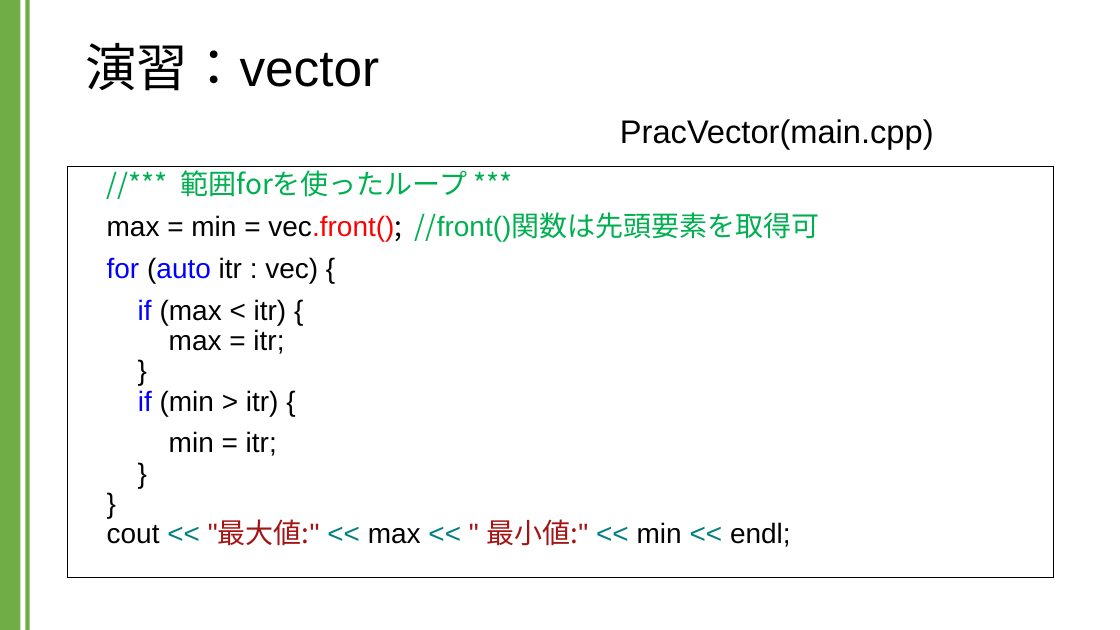
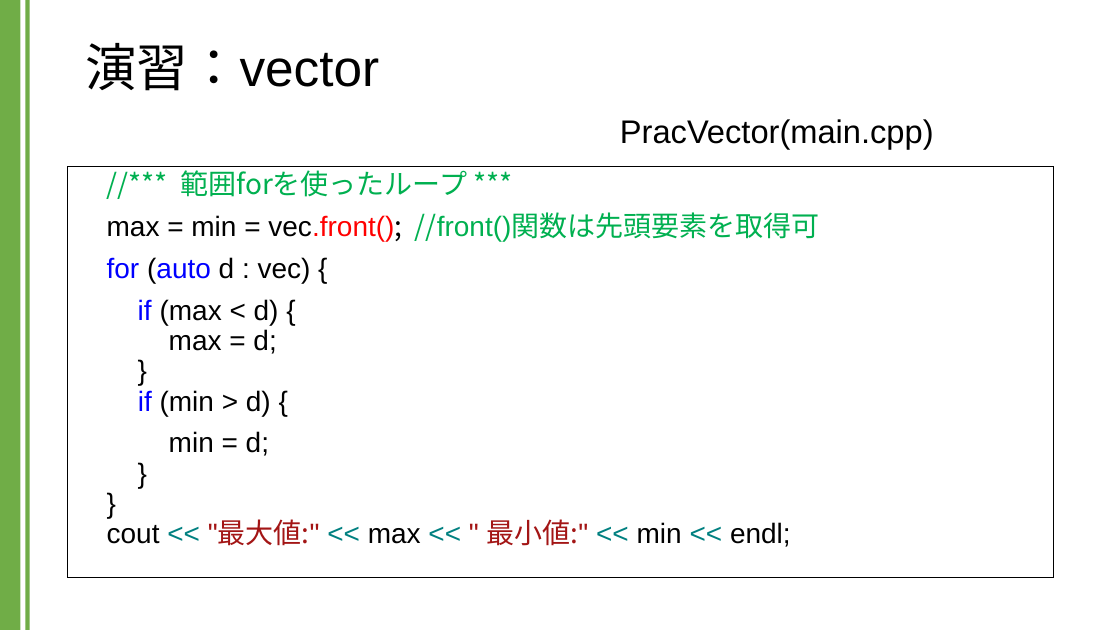
Before and after one commit to kic-murata/cpp2024, a slide deck: slide 6 of 授業資料/演習課題：vector.pptx. Drawn at 1120x630 pixels with LibreOffice and Linux fonts; fonts in the diff are those of the drawing. Boxes give left, top, right and bottom in pixels: in the first picture for what was removed or moved away, otherwise in the second. Text is boxed around its words. In the diff, an @@ line names an element or a change of style, - is before the commit and + after.

```diff
--- a/授業資料/演習課題：vector.pptx
+++ b/授業資料/演習課題：vector.pptx
@@ text at box(107, 257, 791, 547): text changed @@
-for (auto itr : vec) {
-if (max < itr) {
-max = itr;
-}
-if (min > itr) {
-min = itr;
-}
-}
-cout << "最大値:" << max << " 最小値:" << min << endl;
+for (auto d : vec) {
+if (max < d) {
+max = d;
+}
+if (min > d) {
+min = d;
+}
+}
+cout << "最大値:" << max << " 最小値:" << min << endl;
```
Also in this commit, not shown: 4 other slides changed.
